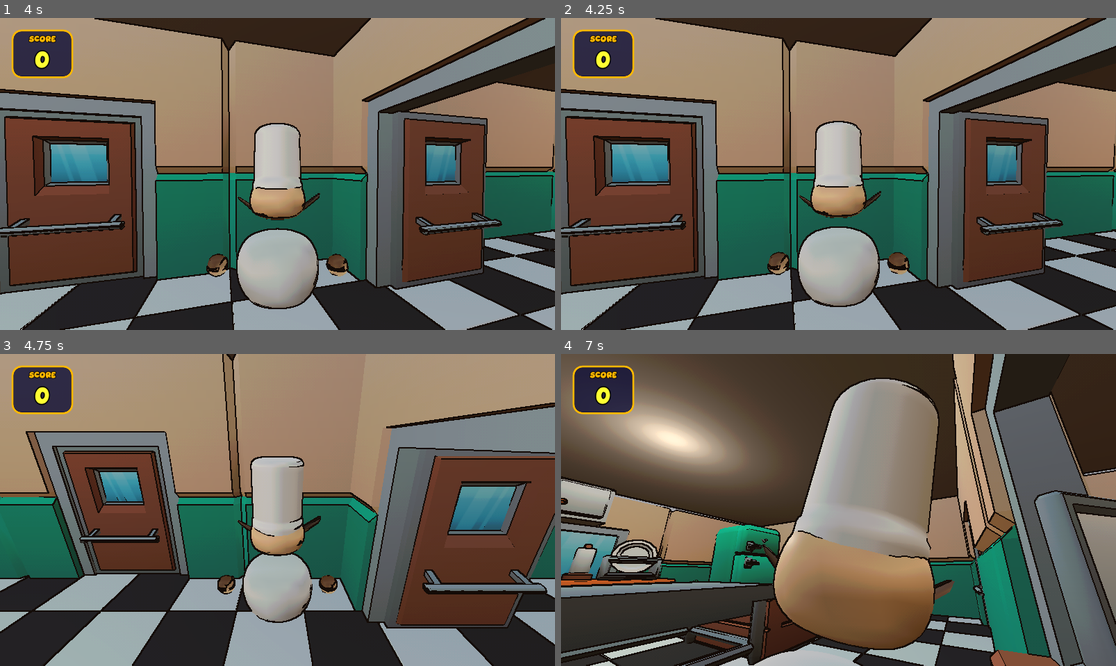
Above: before the commit, frames 1-4 (two rows, left to right).
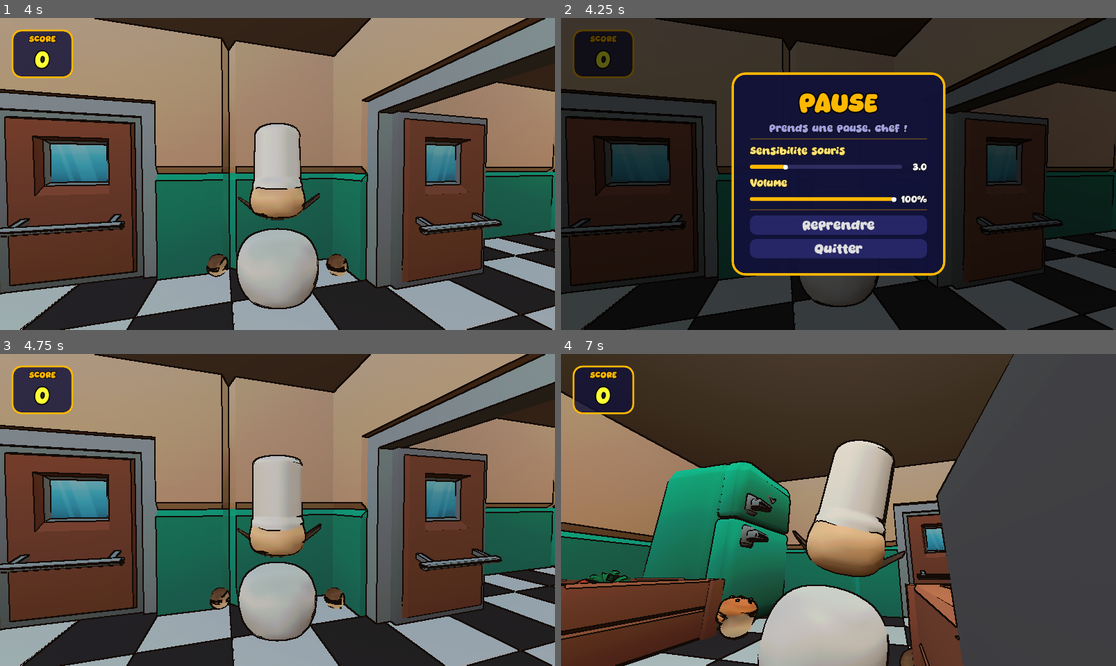
Above: after the commit, the same moments.

Repository: Alexandre74739/Chaos-Kitchen
Game: Godot game, scene res://main.tscn
The game is run twice, just before and just after one commit, with the same random seed, the same clock (stepped at 60 frames per second) and the same inputs.
Inputs (mouse positions are in pixels of both pictures, inside the frame that each line leads up to):
- Up to frame 1 (4 s): move the mouse to (305, 174) at 0.52 s; hold E (interact) 0.53-1.28 s; hold W (move_forward) from 0.53 s (still down); move the mouse to (249, 174) at 1.27 s; click (249, 174) at 1.35 s; move the mouse to (288, 167) at 2.02 s; hold E (interact) 2.03-2.78 s; move the mouse to (271, 180) at 2.77 s; click (271, 180) at 2.85 s; move the mouse to (316, 177) at 3.52 s; hold E (interact) from 3.53 s (still down)
- Up to frame 2 (4.25 s): keep holding W (move_forward); keep holding E (interact); tap Escape (ui_cancel) at 4.15 s
- Up to frame 3 (4.75 s): release W (move_forward) at 4.25 s; release E (interact) at 4.25 s; click (277, 559) at 4.25 s, where only the run after the commit has a clickable "Reprendre"
- Up to frame 4 (7 s): move the mouse to (672, 463) at 5.02 s; hold A (move_left) 5.03-5.78 s; click (672, 463) at 5.1 s; move the mouse to (866, 510) at 5.77 s; hold S (move_backward) 5.78-6.53 s; hold E (interact) 5.78-6.53 s; move the mouse to (755, 432) at 6.52 s; hold D (move_right) from 6.53 s (still down); click (755, 432) at 6.6 s

Frame 1 is identical in both runs. In frame 2, 85% of the frame differs, in the area x 0-100%, y 0-100%; in frame 3, 54%; in frame 4, 82%.

Commit message:
Ajout de l'écran de fin de jeu et intégration dans la logique principale

Diff:
--- /dev/null
+++ b/scripts/game_over.gd
@@ -0,0 +1,103 @@
+extends CanvasLayer
+
+const FONT = preload("res://assets/fonts/MatchaCih.ttf")
+
+var _label_score : Label = null
+
+func _ready() -> void:
+	layer        = 60
+	process_mode = Node.PROCESS_MODE_ALWAYS
+	visible      = false
+	_construire_ui()
+
+func afficher(score_final: int) -> void:
+	if _label_score:
+		_label_score.text = "Score final : " + str(score_final)
+	visible = true
+	get_tree().paused = true
+	Input.set_mouse_mode(Input.MOUSE_MODE_VISIBLE)
+
+func _construire_ui() -> void:
+	var facteur = get_viewport().get_visible_rect().size.y / 1080.0
+
+	var fond = ColorRect.new()
+	fond.color = Color(0, 0, 0, 0.80)
+	fond.set_anchors_and_offsets_preset(Control.PRESET_FULL_RECT)
+	add_child(fond)
+
+	var centre = CenterContainer.new()
+	centre.set_anchors_and_offsets_preset(Control.PRESET_FULL_RECT)
+	add_child(centre)
+
+	var panel = PanelContainer.new()
+	var style = StyleBoxFlat.new()
+	style.bg_color                   = Color(0.12, 0.04, 0.04, 0.95)
+	style.corner_radius_top_left     = 24
+	style.corner_radius_top_right    = 24
+	style.corner_radius_bottom_left  = 24
+	style.corner_radius_bottom_right = 24
+	style.border_color               = Color(1.0, 0.224, 0.208, 1.0)
+	style.border_width_left          = 4
+	style.border_width_right         = 4
+	style.border_width_top           = 4
+	style.border_width_bottom        = 4
+	style.content_margin_left        = int(64 * facteur)
+	style.content_margin_right       = int(64 * facteur)
+	style.content_margin_top         = int(52 * facteur)
+	style.content_margin_bottom      = int(52 * facteur)
+	panel.add_theme_stylebox_override("panel", style)
+	centre.add_child(panel)
+
+	var vbox = VBoxContainer.new()
+	vbox.alignment = BoxContainer.ALIGNMENT_CENTER
+	vbox.add_theme_constant_override("separation", int(26 * facteur))
+	panel.add_child(vbox)
+
+	var titre = Label.new()
+	titre.text                 = "GAME OVER"
+	titre.horizontal_alignment = HORIZONTAL_ALIGNMENT_CENTER
+	var st = LabelSettings.new()
+	st.font          = FONT
+	st.font_size     = int(88 * facteur)
+	st.font_color    = Color(1.0, 0.18, 0.18, 1.0)
+	st.outline_size  = 11
+	st.outline_color = Color(0, 0, 0, 1)
+	titre.label_settings = st
+	vbox.add_child(titre)
+
+	_label_score = Label.new()
+	_label_score.text                 = "Score final : 0"
+	_label_score.horizontal_alignment = HORIZONTAL_ALIGNMENT_CENTER
+	var ss = LabelSettings.new()
+	ss.font          = FONT
+	ss.font_size     = int(46 * facteur)
+	ss.font_color    = Color(1.0, 0.85, 0.2, 1.0)
+	ss.outline_size  = 7
+	ss.outline_color = Color(0, 0, 0, 1)
+	_label_score.label_settings = ss
+	vbox.add_child(_label_score)
+
+	var btn = Button.new()
+	btn.text                = "Rejouer"
+	btn.custom_minimum_size = Vector2(int(260 * facteur), int(64 * facteur))
+	btn.alignment           = HORIZONTAL_ALIGNMENT_CENTER
+	btn.add_theme_font_override("font", FONT)
+	btn.add_theme_font_size_override("font_size", int(38 * facteur))
+
+	var sn = StyleBoxFlat.new()
+	sn.bg_color                   = Color(0.15, 0.15, 0.40, 1.0)
+	sn.corner_radius_top_left     = 12
+	sn.corner_radius_top_right    = 12
+	sn.corner_radius_bottom_left  = 12
+	sn.corner_radius_bottom_right = 12
+	btn.add_theme_stylebox_override("normal", sn)
+
+	var sh = sn.duplicate() as StyleBoxFlat
+	sh.bg_color = Color(0.25, 0.25, 0.60, 1.0)
+	btn.add_theme_stylebox_override("hover", sh)
+
+	btn.pressed.connect(func():
+		get_tree().paused = false
+		get_tree().reload_current_scene()
+	)
+	vbox.add_child(btn)
--- a/scripts/main.gd
+++ b/scripts/main.gd
@@ -1,25 +1,32 @@
 extends Node3D
 
-const CLIENT_SCENE       = preload("res://entities/personnages/client.tscn")
-const SCORE_UI_SCRIPT    = preload("res://scripts/score_ui.gd")
+const CLIENT_SCENE        = preload("res://entities/personnages/client.tscn")
+const SCORE_UI_SCRIPT     = preload("res://scripts/score_ui.gd")
+const PAUSE_MENU_SCRIPT   = preload("res://scripts/pause_menu.gd")
+const GAME_OVER_SCRIPT    = preload("res://scripts/game_over.gd")
 
-const SPAWN_MIN          = 15.0
-const SPAWN_MAX          = 30.0
-const MIN_CLIENTS        = 2
-const MAX_CLIENTS        = 8
-const DELAI_REMPLACEMENT = 4.0
+const SPAWN_MIN           = 15.0
+const SPAWN_MAX           = 30.0
+const MIN_CLIENTS         = 2
+const MAX_CLIENTS         = 8
+const DELAI_REMPLACEMENT  = 4.0
+const SEUIL_DEFAITE       = -500
 
-var chaises     : Array = []
-var timer_spawn : Timer
-var nb_clients  : int   = 0
-var score       : int   = 0
-var score_ui    : Node  = null
+var chaises          : Array = []
+var timer_spawn      : Timer
+var nb_clients       : int   = 0
+var score            : int   = 0
+var score_ui         : Node  = null
+var pause_menu       : Node  = null
+var game_over_screen : Node  = null
 
 func _ready() -> void:
 	AudioManager.jouer_ambiance("ambiance")
 	_collecter_chaises()
 	_lancer_timer_spawn()
 	_creer_score_ui()
+	_creer_pause_menu()
+	_creer_game_over()
 	for i in range(MIN_CLIENTS):
 		_spawner_client()
 
@@ -29,6 +36,20 @@
 	canvas.set_script(SCORE_UI_SCRIPT)
 	add_child(canvas)
 	score_ui = canvas
+
+# ── Menu Pause ────────────────────────────────────────────────
+func _creer_pause_menu() -> void:
+	var canvas = CanvasLayer.new()
+	canvas.set_script(PAUSE_MENU_SCRIPT)
+	add_child(canvas)
+	pause_menu = canvas
+
+# ── Écran Game Over ───────────────────────────────────────────
+func _creer_game_over() -> void:
+	var canvas = CanvasLayer.new()
+	canvas.set_script(GAME_OVER_SCRIPT)
+	add_child(canvas)
+	game_over_screen = canvas
 
 # ── Collecte toutes les positions de chaises dans la salle ───
 func _collecter_chaises() -> void:
@@ -112,6 +133,13 @@
 	score += delta
 	if score_ui != null:
 		score_ui.mettre_a_jour(score, delta)
+	if score < SEUIL_DEFAITE:
+		_declencher_defaite()
+
+func _declencher_defaite() -> void:
+	timer_spawn.stop()
+	if game_over_screen != null:
+		game_over_screen.afficher(score)
 
 # ── Remplace si en-dessous du minimum ────────────────────────
 func _verifier_remplacement() -> void:
--- /dev/null
+++ b/scripts/pause_menu.gd
@@ -0,0 +1,281 @@
+extends CanvasLayer
+
+const FONT = preload("res://assets/fonts/MatchaCih.ttf")
+
+var _en_pause            := false
+var _slider_sensibilite  : HSlider = null
+var _lbl_val_sens        : Label   = null
+var _slider_volume       : HSlider = null
+var _lbl_val_volume      : Label   = null
+
+func _ready() -> void:
+	layer        = 50
+	process_mode = Node.PROCESS_MODE_ALWAYS
+	visible      = false
+	_construire_ui()
+
+# ─────────────────────────────────────────────────────────────
+func _construire_ui() -> void:
+	var f = get_viewport().get_visible_rect().size.y / 1080.0
+
+	var fond = ColorRect.new()
+	fond.color = Color(0, 0, 0, 0.65)
+	fond.set_anchors_and_offsets_preset(Control.PRESET_FULL_RECT)
+	add_child(fond)
+
+	var centre = CenterContainer.new()
+	centre.set_anchors_and_offsets_preset(Control.PRESET_FULL_RECT)
+	add_child(centre)
+
+	# ── Panneau principal ─────────────────────────────────
+	var panel = PanelContainer.new()
+	panel.custom_minimum_size = Vector2(int(740 * f), 0)
+	var style = StyleBoxFlat.new()
+	style.bg_color                   = Color(0.07, 0.07, 0.22, 0.97)
+	style.corner_radius_top_left     = 28
+	style.corner_radius_top_right    = 28
+	style.corner_radius_bottom_left  = 28
+	style.corner_radius_bottom_right = 28
+	style.border_color               = Color(1.0, 0.72, 0.0, 1.0)
+	style.border_width_left          = 5
+	style.border_width_right         = 5
+	style.border_width_top           = 5
+	style.border_width_bottom        = 5
+	style.content_margin_left        = int(64 * f)
+	style.content_margin_right       = int(64 * f)
+	style.content_margin_top         = int(52 * f)
+	style.content_margin_bottom      = int(60 * f)
+	panel.add_theme_stylebox_override("panel", style)
+	centre.add_child(panel)
+
+	var vbox = VBoxContainer.new()
+	vbox.alignment = BoxContainer.ALIGNMENT_CENTER
+	vbox.add_theme_constant_override("separation", int(16 * f))
+	panel.add_child(vbox)
+
+	# ── Titre ─────────────────────────────────────────────
+	var titre = Label.new()
+	titre.text                 = "PAUSE"
+	titre.horizontal_alignment = HORIZONTAL_ALIGNMENT_CENTER
+	var st = LabelSettings.new()
+	st.font          = FONT
+	st.font_size     = int(80 * f)
+	st.font_color    = Color(1.0, 0.72, 0.0, 1.0)
+	st.outline_size  = 10
+	st.outline_color = Color(0, 0, 0, 1)
+	titre.label_settings = st
+	vbox.add_child(titre)
+
+	# ── Sous-titre ────────────────────────────────────────
+	var sous = Label.new()
+	sous.text                 = "Prends une pause, chef !"
+	sous.horizontal_alignment = HORIZONTAL_ALIGNMENT_CENTER
+	var ss = LabelSettings.new()
+	ss.font          = FONT
+	ss.font_size     = int(32 * f)
+	ss.font_color    = Color(0.72, 0.72, 1.0, 0.85)
+	ss.outline_size  = 4
+	ss.outline_color = Color(0, 0, 0, 1)
+	sous.label_settings = ss
+	vbox.add_child(sous)
+
+	vbox.add_child(_sep(f))
+
+	# ── Sensibilité souris ────────────────────────────────
+	vbox.add_child(_lbl_section("Sensibilite souris", f))
+	var row_s = _creer_row_slider(1.0, 10.0, 0.5, 3.0, f)
+	_slider_sensibilite = row_s[0]
+	_lbl_val_sens       = row_s[1]
+	_lbl_val_sens.text  = _fmt_sens(_slider_sensibilite.value)
+	_slider_sensibilite.value_changed.connect(func(v): _on_sensibilite(v))
+	vbox.add_child(row_s[2])
+
+	# ── Volume ────────────────────────────────────────────
+	vbox.add_child(_lbl_section("Volume", f))
+	var init_vol = _db_to_pct(AudioServer.get_bus_volume_db(0))
+	var row_v    = _creer_row_slider(0.0, 100.0, 1.0, init_vol, f)
+	_slider_volume  = row_v[0]
+	_lbl_val_volume = row_v[1]
+	_lbl_val_volume.text = _fmt_vol(_slider_volume.value)
+	_slider_volume.value_changed.connect(func(v): _on_volume(v))
+	vbox.add_child(row_v[2])
+
+	vbox.add_child(_sep(f))
+
+	# ── Boutons ───────────────────────────────────────────
+	var btn_r = _creer_bouton("Reprendre", f)
+	btn_r.pressed.connect(_reprendre)
+	vbox.add_child(btn_r)
+
+	var btn_q = _creer_bouton("Quitter", f)
+	btn_q.pressed.connect(_quitter)
+	vbox.add_child(btn_q)
+
+# ── Ligne slider + valeur ─────────────────────────────────────
+func _creer_row_slider(min_v: float, max_v: float, step: float, init: float, f: float) -> Array:
+	var hbox = HBoxContainer.new()
+	hbox.add_theme_constant_override("separation", int(16 * f))
+
+	var slider = HSlider.new()
+	slider.min_value             = min_v
+	slider.max_value             = max_v
+	slider.step                  = step
+	slider.value                 = init
+	slider.size_flags_horizontal = Control.SIZE_EXPAND_FILL
+	slider.custom_minimum_size   = Vector2(0, int(40 * f))
+
+	# Piste (fond gris)
+	var bg = StyleBoxFlat.new()
+	bg.bg_color                   = Color(0.18, 0.18, 0.38, 1.0)
+	bg.corner_radius_top_left     = 8
+	bg.corner_radius_top_right    = 8
+	bg.corner_radius_bottom_left  = 8
+	bg.corner_radius_bottom_right = 8
+	bg.content_margin_top         = int(8 * f)
+	bg.content_margin_bottom      = int(8 * f)
+	slider.add_theme_stylebox_override("slider", bg)
+
+	# Zone remplie (or)
+	var fill = StyleBoxFlat.new()
+	fill.bg_color                   = Color(1.0, 0.72, 0.0, 1.0)
+	fill.corner_radius_top_left     = 8
+	fill.corner_radius_top_right    = 8
+	fill.corner_radius_bottom_left  = 8
+	fill.corner_radius_bottom_right = 8
+	fill.content_margin_top         = int(8 * f)
+	fill.content_margin_bottom      = int(8 * f)
+	slider.add_theme_stylebox_override("grabber_area", fill)
+	slider.add_theme_stylebox_override("grabber_area_highlight", fill)
+
+	# Poignée ronde blanche
+	slider.add_theme_icon_override("grabber",           _rond(int(22 * f), Color(1, 1, 1)))
+	slider.add_theme_icon_override("grabber_highlight",  _rond(int(26 * f), Color(1.0, 0.9, 0.4)))
+	slider.add_theme_icon_override("grabber_disabled",   _rond(int(22 * f), Color(0.5, 0.5, 0.5)))
+
+	hbox.add_child(slider)
+
+	var lbl = Label.new()
+	lbl.custom_minimum_size  = Vector2(int(72 * f), 0)
+	lbl.horizontal_alignment = HORIZONTAL_ALIGNMENT_RIGHT
+	var sv = LabelSettings.new()
+	sv.font          = FONT
+	sv.font_size     = int(30 * f)
+	sv.font_color    = Color(1.0, 1.0, 1.0, 0.95)
+	sv.outline_size  = 4
+	sv.outline_color = Color(0, 0, 0, 1)
+	lbl.label_settings = sv
+	hbox.add_child(lbl)
+
+	return [slider, lbl, hbox]
+
+# ── Icône ronde pour la poignée ───────────────────────────────
+func _rond(taille: int, couleur: Color) -> ImageTexture:
+	var img    = Image.create(taille, taille, false, Image.FORMAT_RGBA8)
+	var centre = Vector2(taille * 0.5, taille * 0.5)
+	var r      = taille * 0.5 - 1.0
+	for x in range(taille):
+		for y in range(taille):
+			if Vector2(x, y).distance_to(centre) <= r:
+				img.set_pixel(x, y, couleur)
+	return ImageTexture.create_from_image(img)
+
+# ── Widgets utilitaires ───────────────────────────────────────
+func _lbl_section(texte: String, f: float) -> Label:
+	var lbl = Label.new()
+	lbl.text                 = texte
+	lbl.horizontal_alignment = HORIZONTAL_ALIGNMENT_LEFT
+	var s = LabelSettings.new()
+	s.font          = FONT
+	s.font_size     = int(32 * f)
+	s.font_color    = Color(1.0, 0.88, 0.45, 1.0)
+	s.outline_size  = 4
+	s.outline_color = Color(0, 0, 0, 1)
+	lbl.label_settings = s
+	return lbl
+
+func _sep(f: float) -> HSeparator:
+	var sep = HSeparator.new()
+	sep.custom_minimum_size = Vector2(0, int(6 * f))
+	var sty = StyleBoxFlat.new()
+	sty.bg_color           = Color(1.0, 0.72, 0.0, 0.25)
+	sty.content_margin_top = 3
+	sep.add_theme_stylebox_override("separator", sty)
+	return sep
+
+func _creer_bouton(texte: String, f: float) -> Button:
+	var btn = Button.new()
+	btn.text                = texte
+	btn.custom_minimum_size = Vector2(int(320 * f), int(68 * f))
+	btn.alignment           = HORIZONTAL_ALIGNMENT_CENTER
+	btn.add_theme_font_override("font", FONT)
+	btn.add_theme_font_size_override("font_size", int(40 * f))
+
+	var sn = StyleBoxFlat.new()
+	sn.bg_color                   = Color(0.15, 0.15, 0.40, 1.0)
+	sn.corner_radius_top_left     = 14
+	sn.corner_radius_top_right    = 14
+	sn.corner_radius_bottom_left  = 14
+	sn.corner_radius_bottom_right = 14
+	btn.add_theme_stylebox_override("normal", sn)
+
+	var sh = sn.duplicate() as StyleBoxFlat
+	sh.bg_color = Color(0.28, 0.28, 0.65, 1.0)
+	btn.add_theme_stylebox_override("hover", sh)
+
+	return btn
+
+# ── Callbacks sliders ─────────────────────────────────────────
+func _on_sensibilite(val: float) -> void:
+	_lbl_val_sens.text = _fmt_sens(val)
+	var player = _get_player()
+	if player and "mouse_sensitivity" in player:
+		player.mouse_sensitivity = val / 1000.0
+
+func _on_volume(val: float) -> void:
+	_lbl_val_volume.text = _fmt_vol(val)
+	AudioServer.set_bus_volume_db(0, linear_to_db(max(val / 100.0, 0.001)))
+
+# ── Formatage ─────────────────────────────────────────────────
+func _fmt_sens(val: float) -> String:
+	return str(snapped(val, 0.5))
+
+func _fmt_vol(val: float) -> String:
+	return str(int(val)) + "%"
+
+func _db_to_pct(db: float) -> float:
+	return clamp(db_to_linear(db) * 100.0, 0.0, 100.0)
+
+# ── Accès joueur ──────────────────────────────────────────────
+func _get_player() -> Node:
+	return get_parent().find_child("Player", true, false)
+
+# ── Entrée clavier ────────────────────────────────────────────
+func _unhandled_input(event: InputEvent) -> void:
+	if event.is_action_pressed("ui_cancel"):
+		if _en_pause:
+			_reprendre()
+		else:
+			afficher()
+		get_viewport().set_input_as_handled()
+
+# ── Contrôle externe ──────────────────────────────────────────
+func afficher() -> void:
+	_en_pause = true
+	visible   = true
+	get_tree().paused = true
+	Input.set_mouse_mode(Input.MOUSE_MODE_VISIBLE)
+	if _slider_volume:
+		_slider_volume.value = _db_to_pct(AudioServer.get_bus_volume_db(0))
+	var player = _get_player()
+	if player and "mouse_sensitivity" in player and _slider_sensibilite:
+		_slider_sensibilite.value = player.mouse_sensitivity * 1000.0
+
+func _reprendre() -> void:
+	_en_pause = false
+	visible   = false
+	get_tree().paused = false
+	Input.set_mouse_mode(Input.MOUSE_MODE_CAPTURED)
+
+func _quitter() -> void:
+	get_tree().paused = false
+	get_tree().quit()
--- a/scripts/player.gd
+++ b/scripts/player.gd
@@ -2,7 +2,7 @@
 
 const SPEED                = 5.0
 const GRAVITY              = -9.8
-const MOUSE_SENSITIVITY    = 0.003
+var   mouse_sensitivity    := 0.003
 const JOYSTICK_SENSITIVITY = 0.05
 const LEAN_SPEED           = 8.0
 const LEAN_MAX_ANGLE       = 6.0
@@ -92,8 +92,8 @@
 func _input(event):
 	# ── Rotation caméra souris ────────────────────────────
 	if event is InputEventMouseMotion:
-		rotate_y(-event.relative.x * MOUSE_SENSITIVITY)
-		camera_angle -= event.relative.y * MOUSE_SENSITIVITY
+		rotate_y(-event.relative.x * mouse_sensitivity)
+		camera_angle -= event.relative.y * mouse_sensitivity
 		camera_angle = clamp(camera_angle, -0.5, 0.3)
 		spring_arm.rotation.x = camera_angle
 
@@ -103,10 +103,6 @@
 			nearby_interactable.interact(self)
 		elif fusil_en_main:
 			deposer_fusil()
-
-	# ── Libère la souris ──────────────────────────────────
-	if event.is_action_pressed("ui_cancel"):
-		Input.set_mouse_mode(Input.MOUSE_MODE_VISIBLE)
 
 func _physics_process(delta):
 	# ── Gravité ───────────────────────────────────────────
Not shown, added: scripts/game_over.gd.uid
Not shown, added: scripts/pause_menu.gd.uid
